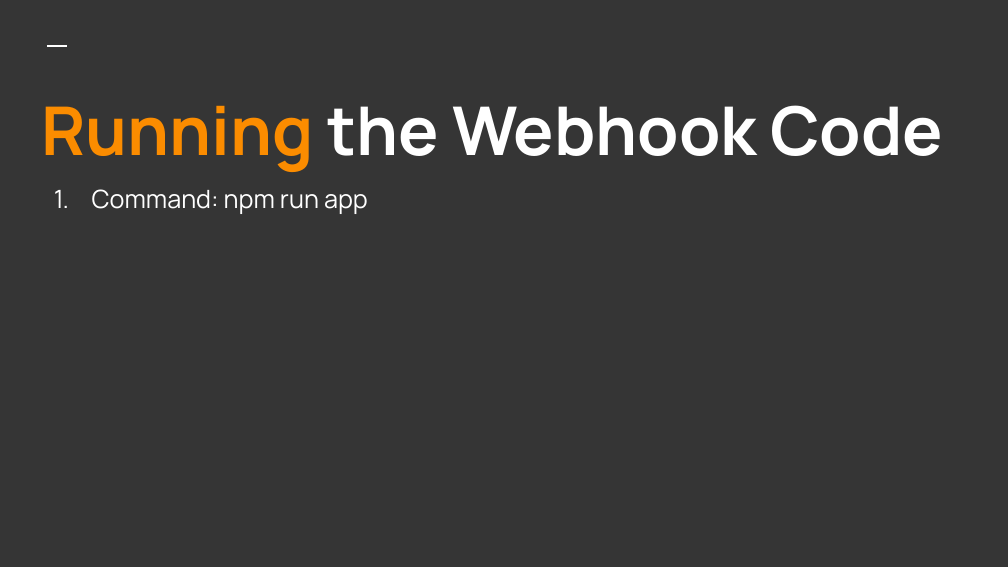
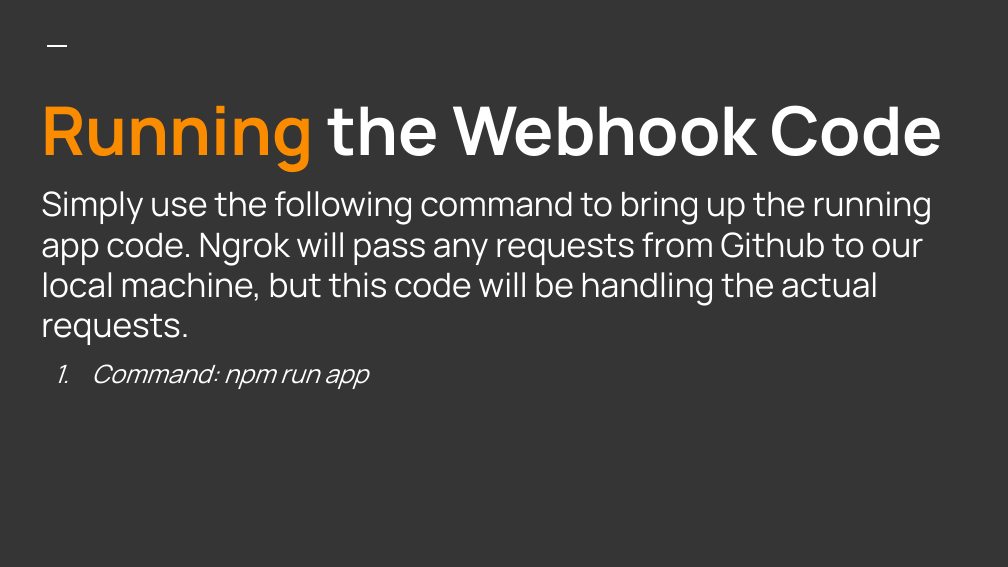
Before and after one commit to jefeish/github-presentation, a slide deck: slide 12 of github-presentation.pptx. Drawn at 1008x567 pixels with LibreOffice and Linux fonts; fonts in the diff are those of the drawing. Boxes give left, top, right and bottom in pixels: in the first picture for what was removed or moved away, otherwise in the second. Text is boxed around its words. In the diff, an @@ line names an element or a change of style, - is before the commit and + after.

```diff
--- a/github-presentation.pptx
+++ b/github-presentation.pptx
@@ title at (x1=41, y1=191, x2=933, y2=345): paragraph added @@
+Simply use the following command to bring up the running app code. Ngrok will pass any requests from Github to our local machine, but this code will be handling the actual requests.
@@ title at (x1=92, y1=364, x2=368, y2=389): italic on in "Command: npm run app" @@
```
Also in this commit, not shown: 11 other slides changed, 3 other files.
